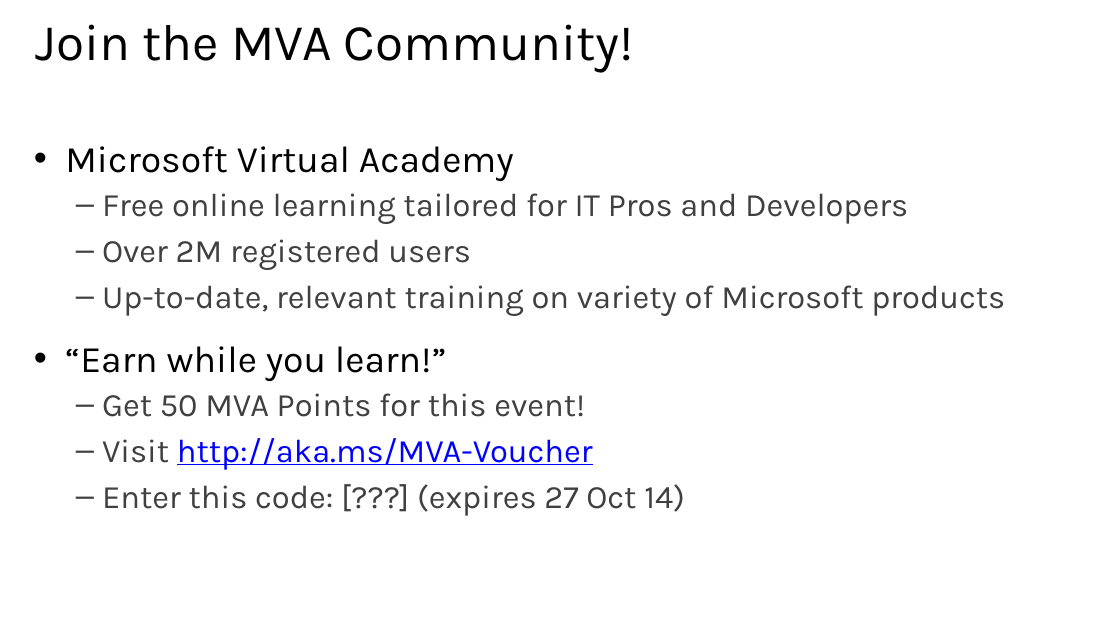
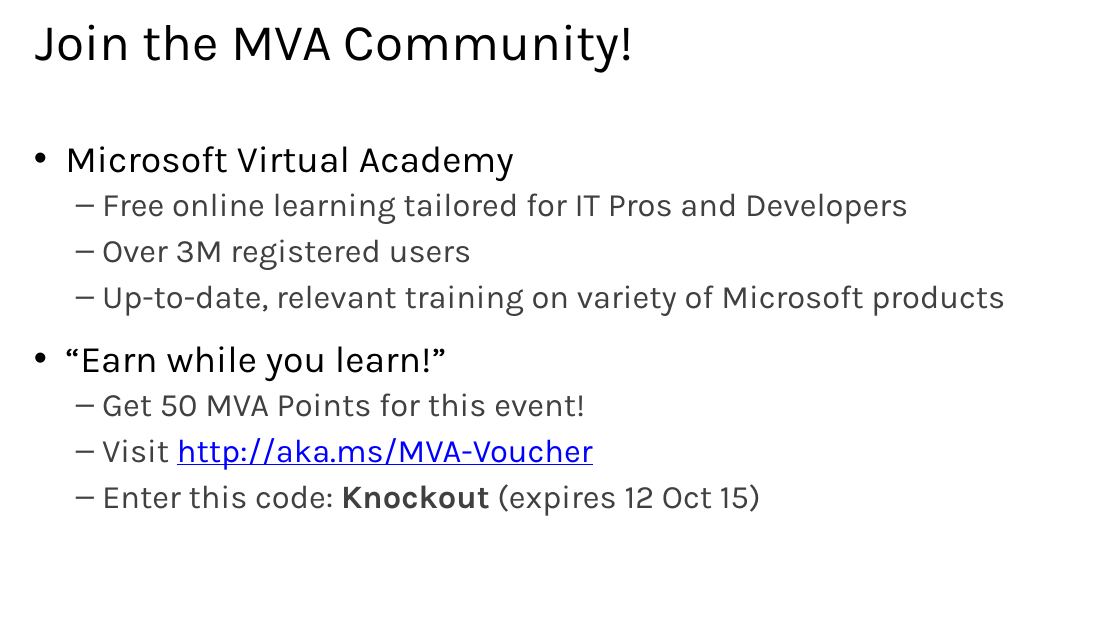
Before and after one commit to jongalloway/Knockout-MVA, a slide deck: slide 6 of Slides/1 - Introducing Knockout.pptx. Drawn at 1120x630 pixels with LibreOffice and Linux fonts; fonts in the diff are those of the drawing. Boxes give left, top, right and bottom in pixels: in the first picture for what was removed or moved away, otherwise in the second. Text is boxed around its words. In the diff, an @@ line names an element or a change of style, - is before the commit and + after.

```diff
--- a/Slides/1 - Introducing Knockout.pptx
+++ b/Slides/1 - Introducing Knockout.pptx
@@ text at [102, 239, 472, 270]: text changed @@
-  – Over 2M registered users
+  – Over 3M registered users
@@ text at [102, 484, 761, 516]: text changed @@
-  – Enter this code: [???] (expires 27 Oct 14)
+  – Enter this code: Knockout (expires 12 Oct 15)
```
Also in this commit, not shown: 1 slide added, 3 other files.
